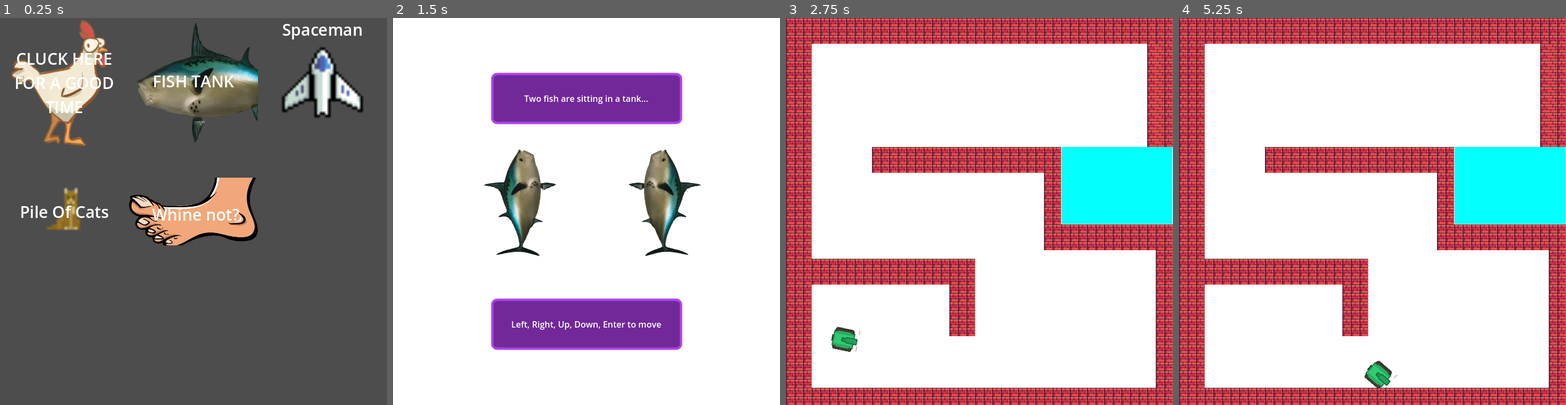
Above: before the commit, frames 1-4 (left to right).
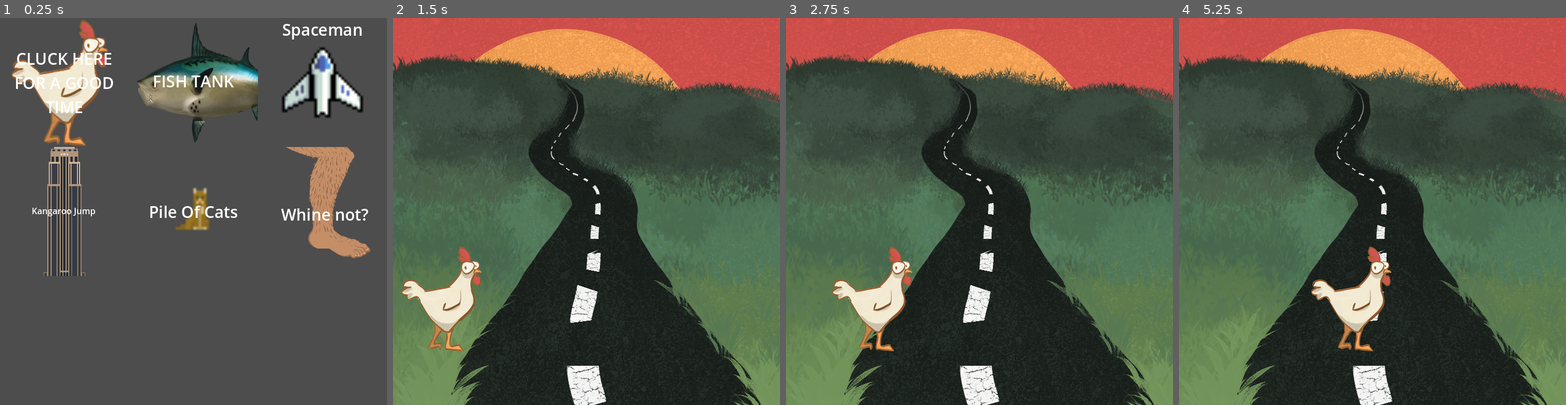
Above: after the commit, the same moments.

Repository: aceysmith/dad-jokes-irl
Game: Godot game, scene res://MainMenu/joke_picker.tscn
Same seed, same stepped clock (60 frames per second), same inputs: the game is played once before the commit and once after it. Sound files missing from this copy of the repository are replaced by a short silence.
Inputs (mouse positions are in pixels of both pictures, inside the frame that each line leads up to):
- Up to frame 1 (0.25 s): no input
- Up to frame 2 (1.5 s): click "CLUCK HERE FOR A GOOD TIME" at 0.5 s; click (586, 83) at 1.25 s, where only the run before the commit has a clickable "FISH TANK"
- Up to frame 3 (2.75 s): tap Enter (ui_accept) at 2, 2.27 s; move the mouse to (1064, 192) at 2.02 s; hold Right (ui_right) from 2.03 s (still down); click (1064, 192) at 2.17 s
- Up to frame 4 (5.25 s): tap Enter (ui_accept) at 2.75, 3.02, 3.5, 4.52, 5 s; move the mouse to (1295, 230) at 2.77 s; move the mouse to (1411, 126) at 3.52 s; release Right (ui_right) at 3.53 s; hold Left (ui_left) 3.53-4.28 s; move the mouse to (1353, 288) at 4.27 s; hold Right (ui_right) from 4.28 s (still down); click (1353, 288) at 4.42 s; move the mouse to (1488, 269) at 5.02 s

The runs differ from the first frame. In frame 1, 8.6% of the frame differs, in the area x 5-96%, y 33-67%; in frame 2, 99%, in the area x 0-100%, y 0-100%; in frame 3, 97%; in frame 4, 97%.

Commit message:
Update music, add some grape assets

Diff:
--- a/MainMenu/joke_picker.tscn
+++ b/MainMenu/joke_picker.tscn
@@ -26,12 +26,12 @@
 theme_override_constants/h_separation = 0
 theme_override_constants/v_separation = 0
 
-[node name="JokeButton" parent="JokesBox" instance=ExtResource("1_n1pko")]
+[node name="ChickenJokeButton" parent="JokesBox" instance=ExtResource("1_n1pko")]
 layout_mode = 2
 texture_normal = ExtResource("3_v45wh")
 joke_packed_scene = ExtResource("4_p4tjd")
 
-[node name="Label" type="Label" parent="JokesBox/JokeButton"]
+[node name="Label" type="Label" parent="JokesBox/ChickenJokeButton"]
 layout_mode = 0
 offset_right = 240.0
 offset_bottom = 240.0
@@ -41,13 +41,13 @@
 vertical_alignment = 1
 autowrap_mode = 2
 
-[node name="JokeButton2" parent="JokesBox" instance=ExtResource("1_n1pko")]
+[node name="FishTankButton" parent="JokesBox" instance=ExtResource("1_n1pko")]
 layout_mode = 2
 texture_normal = ExtResource("5_002wc")
 stretch_mode = 1
 joke_packed_scene = ExtResource("6_7sfc6")
 
-[node name="Label" type="Label" parent="JokesBox/JokeButton2"]
+[node name="Label" type="Label" parent="JokesBox/FishTankButton"]
 layout_mode = 0
 offset_right = 240.0
 offset_bottom = 235.0
@@ -56,12 +56,12 @@
 horizontal_alignment = 1
 vertical_alignment = 1
 
-[node name="JokeButton4" parent="JokesBox" instance=ExtResource("1_n1pko")]
+[node name="SpaceManButton" parent="JokesBox" instance=ExtResource("1_n1pko")]
 layout_mode = 2
 texture_normal = ExtResource("7_87v4y")
 joke_packed_scene = ExtResource("9_m56wn")
 
-[node name="Label" type="Label" parent="JokesBox/JokeButton4"]
+[node name="Label" type="Label" parent="JokesBox/SpaceManButton"]
 layout_mode = 0
 offset_right = 241.0
 offset_bottom = 238.0
@@ -69,12 +69,12 @@
 text = "Spaceman"
 horizontal_alignment = 1
 
-[node name="JokeButton5" parent="JokesBox" instance=ExtResource("1_n1pko")]
+[node name="KangButton" parent="JokesBox" instance=ExtResource("1_n1pko")]
 layout_mode = 2
 texture_normal = ExtResource("9_sod60")
 joke_packed_scene = ExtResource("10_5i83v")
 
-[node name="Label" type="Label" parent="JokesBox/JokeButton5"]
+[node name="Label" type="Label" parent="JokesBox/KangButton"]
 layout_mode = 0
 offset_right = 238.0
 offset_bottom = 238.0
@@ -82,12 +82,12 @@
 horizontal_alignment = 1
 vertical_alignment = 1
 
-[node name="JokeButton3" parent="JokesBox" instance=ExtResource("1_n1pko")]
+[node name="MeowtainButton" parent="JokesBox" instance=ExtResource("1_n1pko")]
 layout_mode = 2
 texture_normal = ExtResource("7_fuyih")
 joke_packed_scene = ExtResource("9_u2tdk")
 
-[node name="Label" type="Label" parent="JokesBox/JokeButton3"]
+[node name="Label" type="Label" parent="JokesBox/MeowtainButton"]
 custom_minimum_size = Vector2(200, 200)
 layout_mode = 2
 offset_right = 240.0
@@ -97,13 +97,13 @@
 horizontal_alignment = 1
 vertical_alignment = 1
 
-[node name="JokeButton5" parent="JokesBox" instance=ExtResource("1_n1pko")]
+[node name="WineJokeButton" parent="JokesBox" instance=ExtResource("1_n1pko")]
 layout_mode = 2
 texture_normal = ExtResource("11_igj0j")
 stretch_mode = 5
 joke_packed_scene = ExtResource("12_p1phu")
 
-[node name="Label" type="Label" parent="JokesBox/JokeButton5"]
+[node name="Label" type="Label" parent="JokesBox/WineJokeButton"]
 layout_mode = 0
 offset_left = 43.0
 offset_top = 104.0
--- a/Wine/grape.gd
+++ b/Wine/grape.gd
@@ -33,7 +33,7 @@
 		return
 	grape_stomped.emit()
 	collider.queue_free()
-	sprite.scale = Vector2(.25, .05)
+	sprite.scale = Vector2(1, .2)
 	move_tween.stop()
 	whine_container.show()
 	var timer: Timer = Timer.new()
--- a/Wine/grape.tscn
+++ b/Wine/grape.tscn
@@ -5,17 +5,16 @@
 [ext_resource type="Texture2D" uid="uid://ckyay126e4kjn" path="res://FishTank/fish-asset/speech-bubble-thought-bubble-comic-bubble-transparent-free-free-png.png" id="3_wujgj"]
 
 [sub_resource type="CircleShape2D" id="CircleShape2D_qbq2e"]
-radius = 91.2688
+radius = 285.797
 
 [node name="Grape" type="Area2D"]
 script = ExtResource("1_185mw")
 
 [node name="Sprite" type="Sprite2D" parent="."]
-scale = Vector2(0.25, 0.25)
 texture = ExtResource("2_f5jgh")
 
 [node name="Collider" type="CollisionShape2D" parent="."]
-position = Vector2(0, 1)
+position = Vector2(42, 22)
 scale = Vector2(0.25, 0.25)
 shape = SubResource("CircleShape2D_qbq2e")
 
--- a/Wine/wine.gd
+++ b/Wine/wine.gd
@@ -1,8 +1,8 @@
 extends BaseJoke
 
 var is_stomping = false
-var default_foot_position = 300
-var stomped_foot_position = 650
+var default_foot_position = 150
+var stomped_foot_position = 350
 @onready var grape_spawner_timer = $GrapeSpawnerTimer
 
 var grapes_left = 10
@@ -35,7 +35,7 @@
 
 func _on_grape_spawner_timer_timeout():
 	var grape = GRAPE.instantiate() as Grape
-	grape.position = Vector2(0, stomped_foot_position)
+	grape.position = Vector2(0, 600)
 	grape.grape_stomped.connect(grape_stomped)
 	add_child(grape)
 	grape.roll(true if randi() % 2 == 0 else false, randf_range(0.5, 2.5))
--- a/Wine/wine.tscn
+++ b/Wine/wine.tscn
@@ -6,7 +6,7 @@
 [ext_resource type="Texture2D" uid="uid://bshkl0pbxoyvr" path="res://Wine/foot.png" id="3_laua7"]
 
 [sub_resource type="RectangleShape2D" id="RectangleShape2D_x6p6l"]
-size = Vector2(110, 86)
+size = Vector2(188, 86)
 
 [node name="WineJoke" instance=ExtResource("1_pwcq3")]
 script = ExtResource("2_v744y")
@@ -17,15 +17,13 @@
 
 [node name="Foot" type="Area2D" parent="." index="4"]
 unique_name_in_owner = true
-position = Vector2(347, 283)
+position = Vector2(304, 150)
 
 [node name="Sprite2D" type="Sprite2D" parent="Foot" index="0"]
-scale = Vector2(0.2, 0.2)
 texture = ExtResource("3_laua7")
-flip_h = true
 
 [node name="FootCollider" type="CollisionShape2D" parent="Foot" index="1"]
-position = Vector2(7, -10)
+position = Vector2(170, 215)
 shape = SubResource("RectangleShape2D_x6p6l")
 
 [node name="PunchlineLabel" type="Label" parent="." index="5"]
@@ -45,12 +43,12 @@
 autostart = true
 
 [node name="JokeSetupLabel" parent="JokeSetupContainer" index="0"]
-text = "What does a grape do when stepped on?"
+text = "What do grapes do when you step on them?"
 
 [node name="InstructionsContainer" parent="." index="8"]
 visible = false
 
 [node name="JokePunchlineLabel" parent="JokePunchlineContainer" index="0"]
-text = "It lets out a little whine!"
+text = "They let out a little whine!"
 
 [connection signal="timeout" from="GrapeSpawnerTimer" to="." method="_on_grape_spawner_timer_timeout"]
Not shown: 1 places in MainMenu/joke_picker.tscn that only renumber resources
Binary file changed: Wine/foot.png
Not shown, changed: MainMenu/Dad_Rag.mp3
